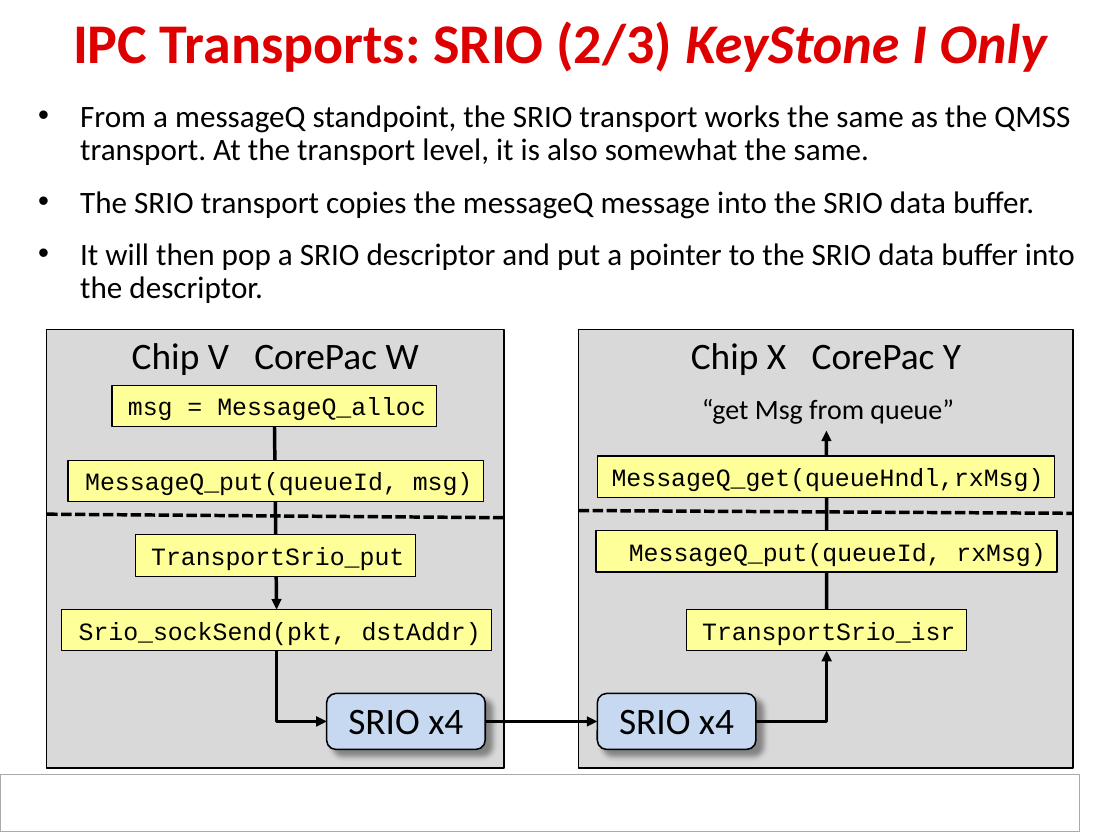
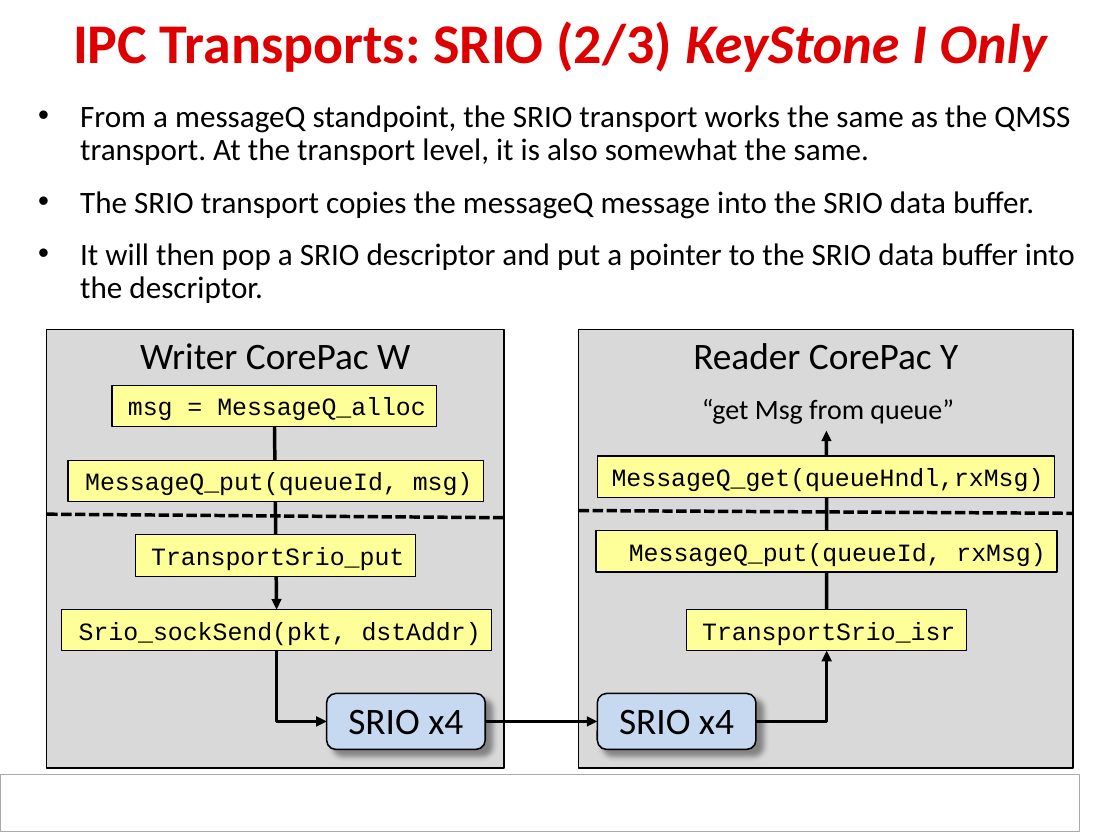
Before and after one commit to hari1989/keystone-workshop, a slide deck: slide 51 of preliminary/ipcForTI_RTOS_Internal.pptx (slide 53 before the commit). Drawn at 1120x840 pixels with LibreOffice and Linux fonts; fonts in the diff are those of the drawing; background and template pictures are left out. Boxes give left, top, right and bottom in pixels: in the first picture for what was removed or moved away, otherwise in the second. Text is boxed around its words. In the diff, an @@ line names an element or a change of style, - is before the commit and + after.

```diff
--- a/preliminary/ipcForTI_RTOS_Internal.pptx
+++ b/preliminary/ipcForTI_RTOS_Internal.pptx
@@ text in rectangle at (x1=140, y1=343, x2=410, y2=370): text changed @@
-Chip V CorePac W
+Writer CorePac W
@@ text in rectangle at (x1=693, y1=343, x2=958, y2=370): text changed @@
-Chip X CorePac Y
+Reader CorePac Y
```
Also in this commit, not shown: 6 other slides changed, 2 slides removed.
